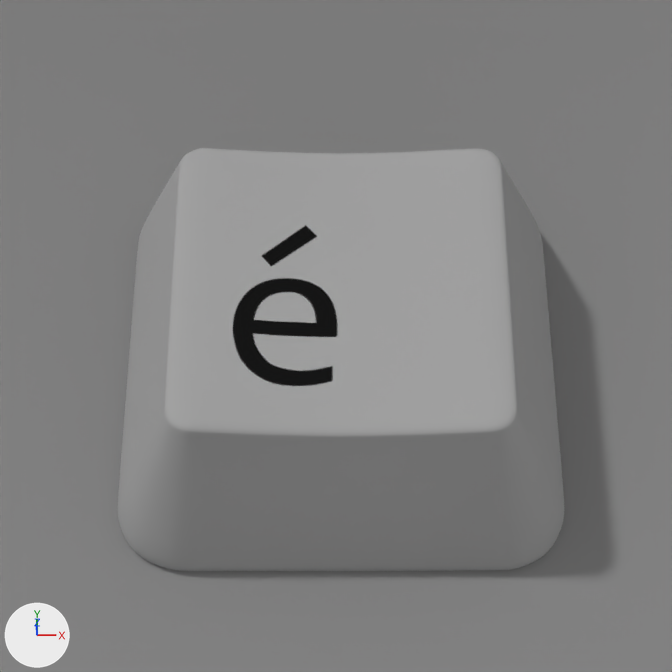
Two versions of the Blender file apps/src/gnome-characters.blend, one commit apart.
One viewpoint serves both versions: the file's camera 'Camera'. The lights are fixed; the arrows at lower left show +X, +Y and +Z.
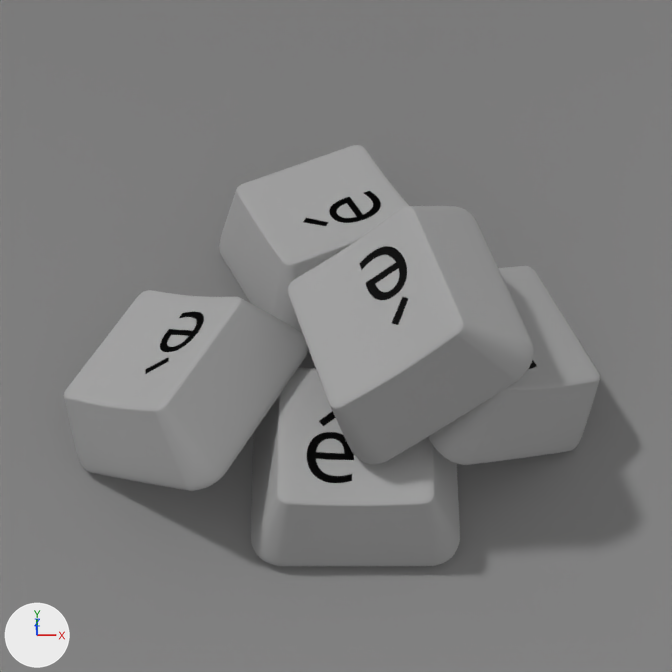
Commit message: / ‘apps/src/gnome-characters.blend’ / ‘apps/src/gnome-characters.blend1’

The change, as JSON lines over the scene's bpy script:
```json
{"op": "set", "path": "ob_plane_002.location", "old": "(0.399, -0.502, 0.652)", "new": "(0.792, -0.717, 1.466)"}
{"op": "set", "path": "ob_plane_002.rotation_euler", "old": "(0.0, 0.0, 0.0)", "new": "(0.0352, 0.566, 3.475)", "note": "degrees (0, 0, 0) -> degrees (2, 32, 199)"}
{"op": "set", "path": "ob_plane_002.scale", "old": "(1.26, 1.26, 1.26)", "new": "(0.582, 0.582, 0.582)"}
{"op": "add", "block": "ob_plane_003", "code": ["ob_plane_003 = bpy.data.objects.new('Plane.003', me_plane_006.copy())  # the mesh of ob_plane_002", "ob_plane_003.location = (0.476, -1.167, 0.689)", "ob_plane_003.scale = (0.582, 0.582, 0.582)", "_m = ob_plane_003.modifiers.new('Subsurf', 'SUBSURF')", "_m.levels = 2"]}
{"op": "add", "block": "ob_plane_008", "code": ["ob_plane_008 = bpy.data.objects.new('Plane.008', me_plane_006.copy())  # the mesh of ob_plane_002", "ob_plane_008.location = (1.144, -0.672, 0.945)", "ob_plane_008.rotation_euler = (0.0352, 0.566, 0.461)  # degrees (2, 32, 26)", "ob_plane_008.scale = (0.582, 0.582, 0.582)", "_m = ob_plane_008.modifiers.new('Subsurf', 'SUBSURF')", "_m.levels = 2"]}
{"op": "add", "block": "ob_plane_009", "code": ["ob_plane_009 = bpy.data.objects.new('Plane.009', me_plane_006.copy())  # the mesh of ob_plane_002", "ob_plane_009.location = (0.346, 0.213, 0.797)", "ob_plane_009.rotation_euler = (0.0131, 0.287, 1.996)  # degrees (0.8, 16, 114)", "ob_plane_009.scale = (0.582, 0.582, 0.582)", "_m = ob_plane_009.modifiers.new('Subsurf', 'SUBSURF')", "_m.levels = 2"]}
{"op": "add", "block": "ob_plane_018", "code": ["ob_plane_018 = bpy.data.objects.new('Plane.018', me_plane_006.copy())  # the mesh of ob_plane_002", "ob_plane_018.location = (-0.45, -0.84, 0.916)", "ob_plane_018.rotation_euler = (0.0352, 0.566, 2.643)  # degrees (2, 32, 151)", "ob_plane_018.scale = (0.582, 0.582, 0.582)", "_m = ob_plane_018.modifiers.new('Subsurf', 'SUBSURF')", "_m.levels = 2"]}
```

Pixel boxes (x1, y1, x2, y2) of what changed, in the pictures (672 x 672 px):
```json
{"object": "Plane.002", "change": "moved, turned, rescaled", "before": [118, 148, 564, 571], "after": [288, 206, 534, 464]}
{"object": "Plane.018", "change": "added", "after": [64, 290, 308, 491]}
{"object": "Plane.003", "change": "added", "after": [251, 368, 460, 566]}
{"object": "Plane.009", "change": "added", "after": [219, 145, 409, 334]}
{"object": "Plane.008", "change": "added", "after": [428, 266, 600, 465]}
```
